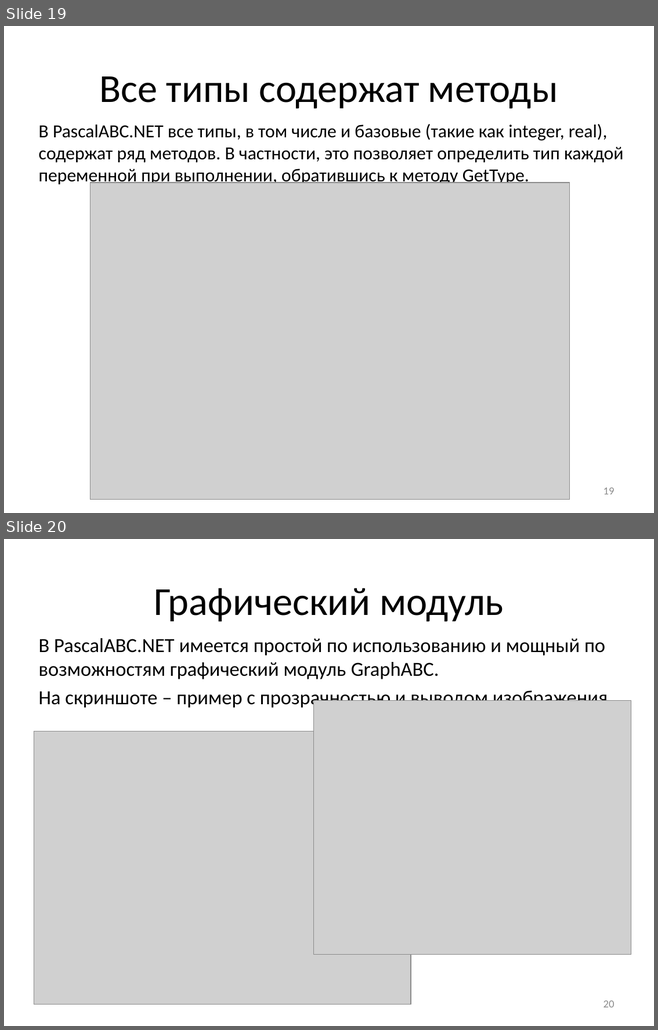
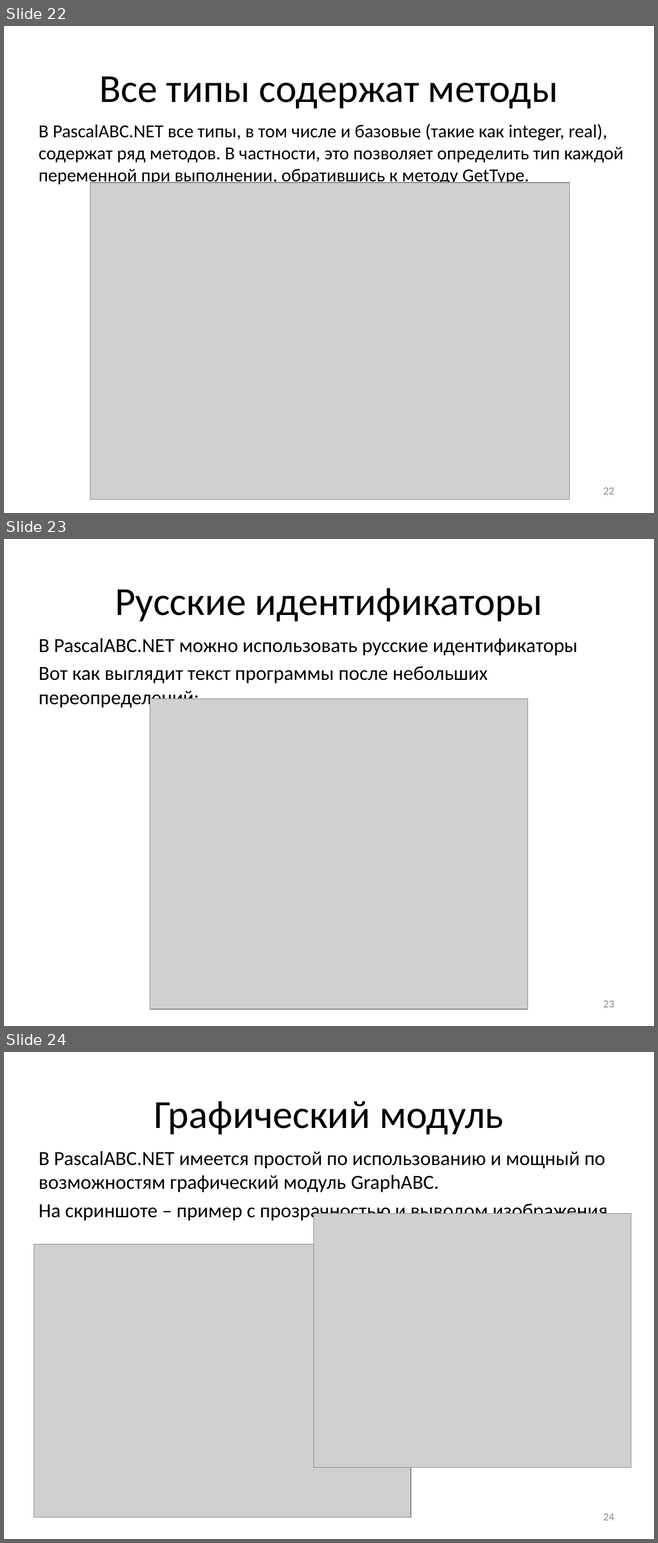
Before and after one commit to pascalabcnet/pascalabcnet, a slide deck: _Presentations/2015 New Features/PascalABC.NET 2015.pptx. Shown one above the other, each under a label of ours: slides 19 and 20 before the commit, slides 22, 23 and 24 after it. The pictures are 658x1030 and 658x1543 pixels, drawn with LibreOffice and Linux fonts; fonts in the diff are those of the drawing; grey boxes stand for pictures. Boxes give left, top, right and bottom in pixels: in the first picture for what was removed or moved away, otherwise in the second. Text is boxed around its words. In the diff, an @@ line names an element or a change of style, - is before the commit and + after.

```diff
--- a/_Presentations/2015 New Features/PascalABC.NET 2015.pptx
+++ b/_Presentations/2015 New Features/PascalABC.NET 2015.pptx
@@ slide 23 added at <box>4,539,654,1026</box>, background #FFFFFF @@
@@ title added at <box>115,588,542,622</box>, 44 pt, text #000000 @@
+Русские идентификаторы
@@ text added at <box>39,638,578,709</box>, 22.2 pt, text #000000 @@
+В PascalABC.NET можно использовать русские идентификаторы
+Вот как выглядит текст программы после небольших переопределений:
@@ picture added at <box>150,699,528,1009</box> @@
@@ page number added at <box>603,1001,614,1008</box>, 12 pt, text #8C8C8C @@
+23
@@ what was slide 19 is now slide 22 @@
@@ page number at <box>603,488,614,495</box>: text changed @@
-19
+22
@@ what was slide 20 is now slide 24 @@
@@ page number at <box>603,1514,614,1521</box>: text changed @@
-20
+24
```
Also in this commit, not shown: 8 slides changed, 3 other slides added, 8 other files.
